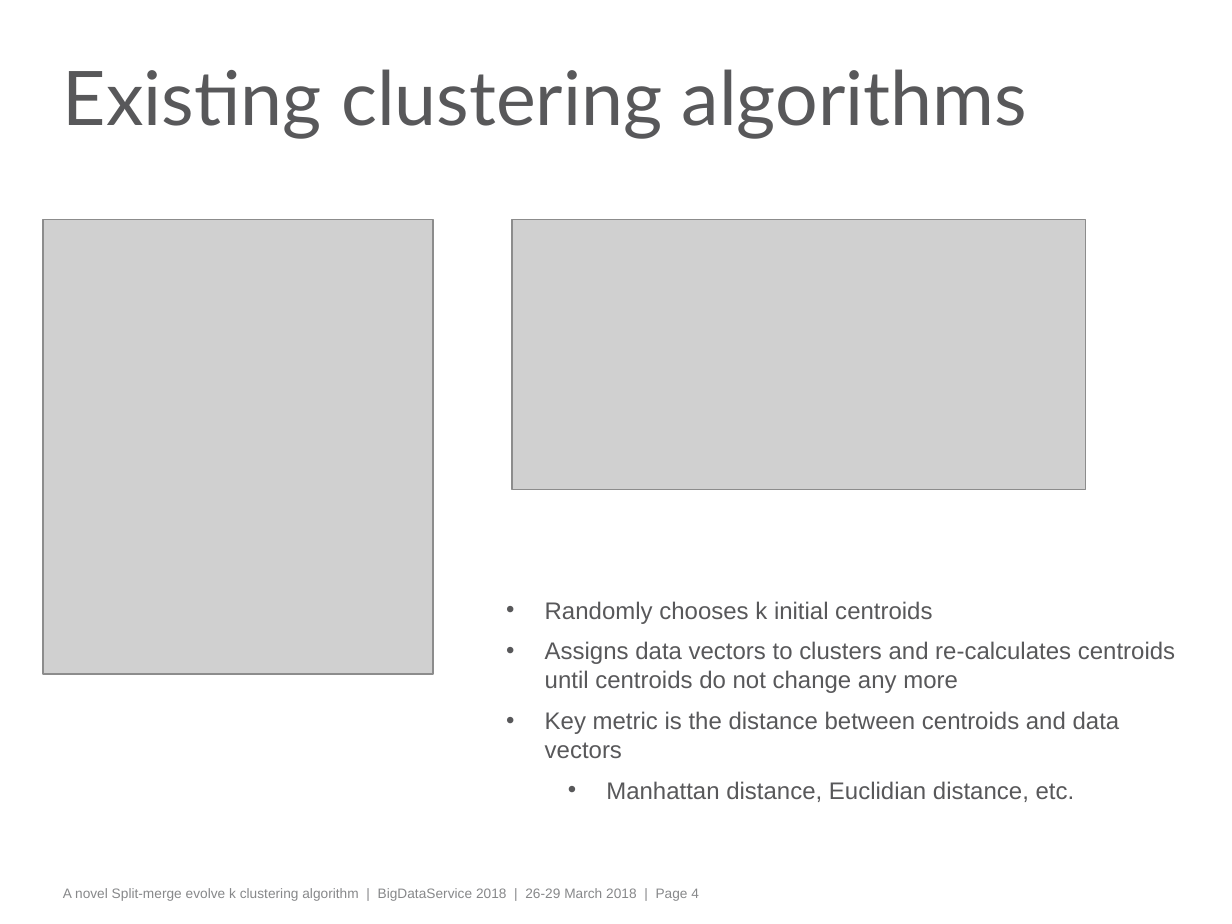
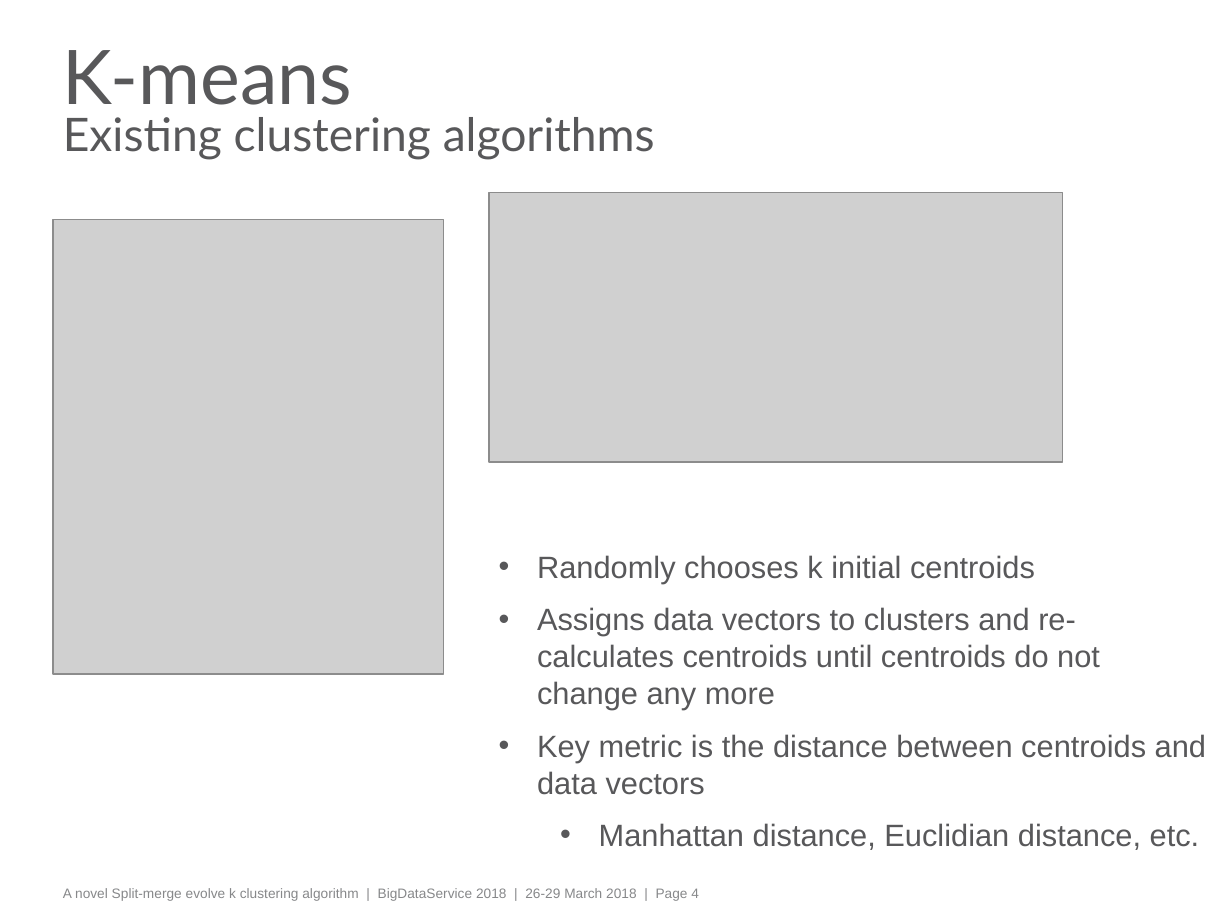
Before and after one commit to manmustbecool/Split-merge-evolve-k-clustering, a slide deck: slide 4 of SplitMergeEvolveClustering.pptx. Drawn at 1232x924 pixels with LibreOffice and Linux fonts; fonts in the diff are those of the drawing; grey boxes stand for pictures; background and template pictures are left out. Boxes give left, top, right and bottom in pixels: in the first picture for what was removed or moved away, otherwise in the second. Text is boxed around its words. In the diff, an @@ line names an element or a change of style, - is before the commit and + after.

```diff
--- a/SplitMergeEvolveClustering.pptx
+++ b/SplitMergeEvolveClustering.pptx
@@ title at <box>63,50,655,160</box>: text changed; size 44 to 27 pt @@
-Existing clustering algorithms
+K-means
+Existing clustering algorithms
@@ picture: place and size @@
-picture at <box>513,219,1087,489</box>
+picture at <box>489,192,1063,462</box>
@@ picture: place and size @@
-picture at <box>43,219,434,674</box>
+picture at <box>53,219,444,674</box>
@@ text "Randomly chooses k initial centroids": place and size @@
-text "Randomly chooses k initial centroids" at <box>545,601,1175,802</box>
+text "Randomly chooses k initial centroids" at <box>537,555,1206,850</box>
@@ text "Randomly chooses k initial centroids" at <box>537,555,1206,850</box>: size 14 to 18 pt; more space between paragraphs @@
```
Also in this commit, not shown: 4 other slides changed, 2 other files.
